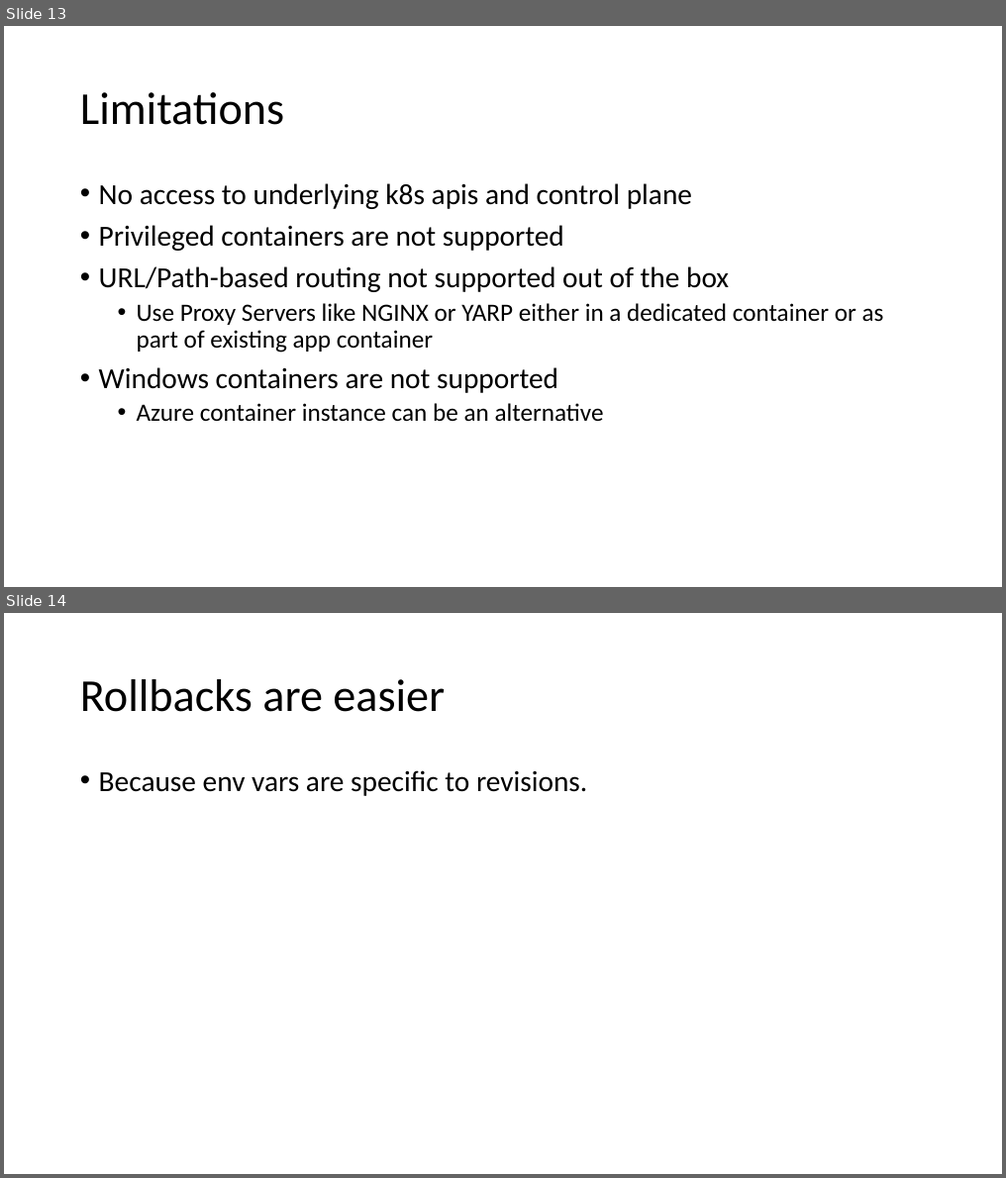
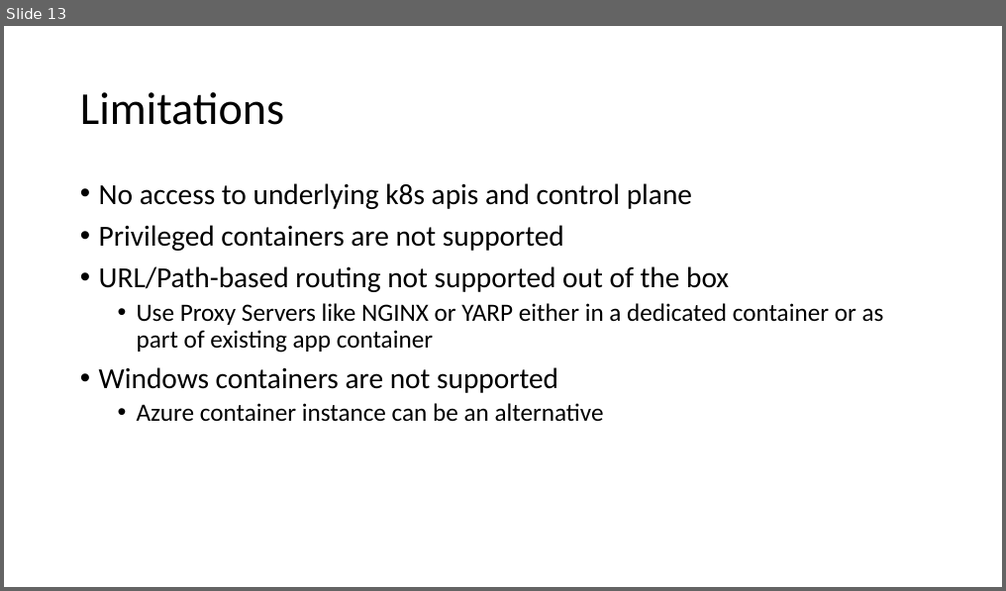
Before and after one commit to cs-samvith/space-app-platform, a slide deck: container-apps.pptx. Shown one above the other, each under a label of ours: slides 13 and 14 before the commit, slide 13 after it. The pictures are 1006x1178 and 1006x591 pixels, drawn with LibreOffice and Linux fonts; fonts in the diff are those of the drawing. Boxes give left, top, right and bottom in pixels: in the first picture for what was removed or moved away, otherwise in the second. Text is boxed around its words. In the diff, an @@ line names an element or a change of style, - is before the commit and + after.

```diff
--- a/container-apps.pptx
+++ b/container-apps.pptx
@@ slide 14 removed at box(4, 613, 1002, 1174), background #FFFFFF @@
@@ title removed at box(80, 679, 445, 712) @@
-Rollbacks are easier
@@ text removed at box(99, 770, 587, 796) @@
-• Because env vars are specific to revisions.
```
Also in this commit, not shown: 5 slides changed, 9 slides added, 9 other slides removed, 13 other files.
